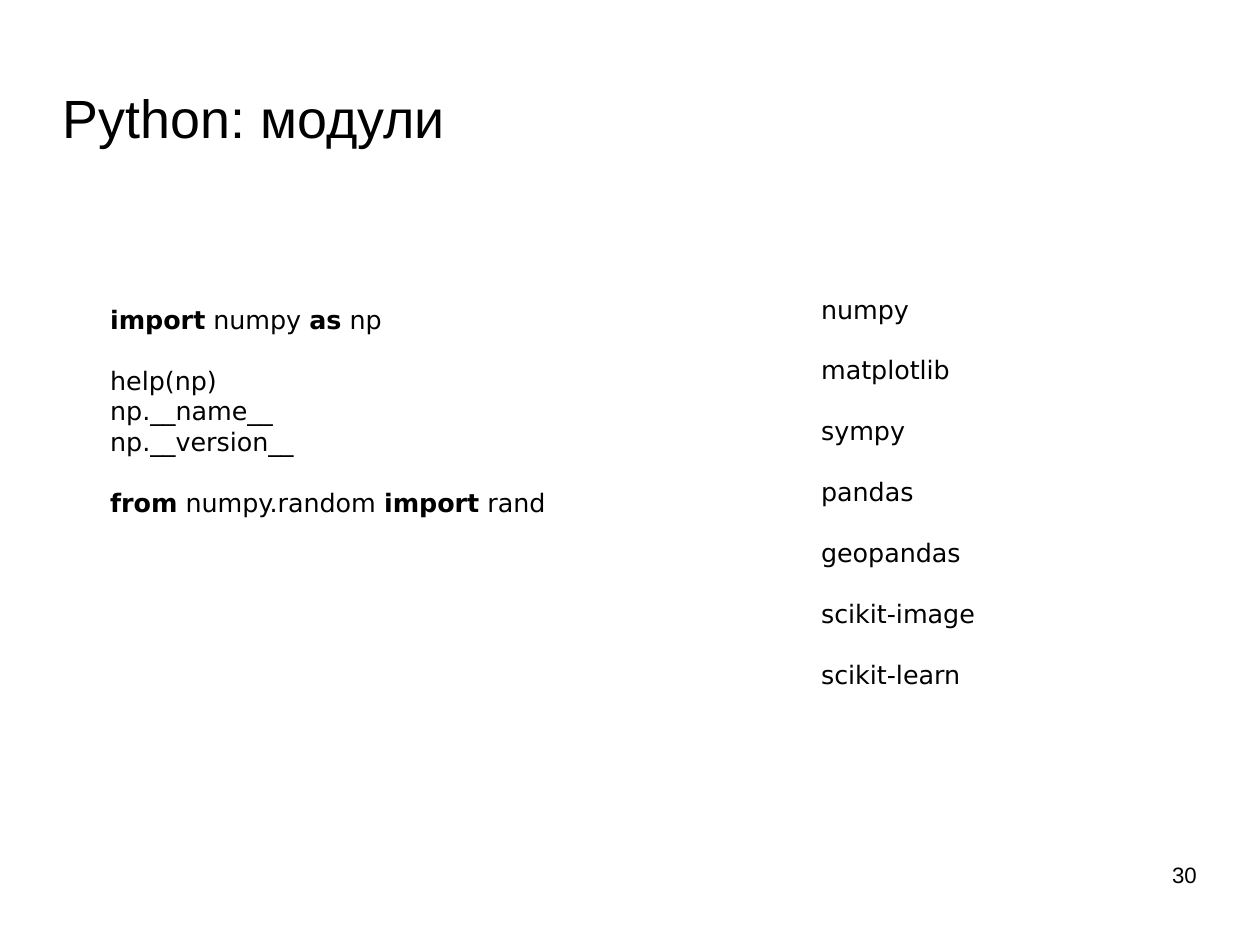
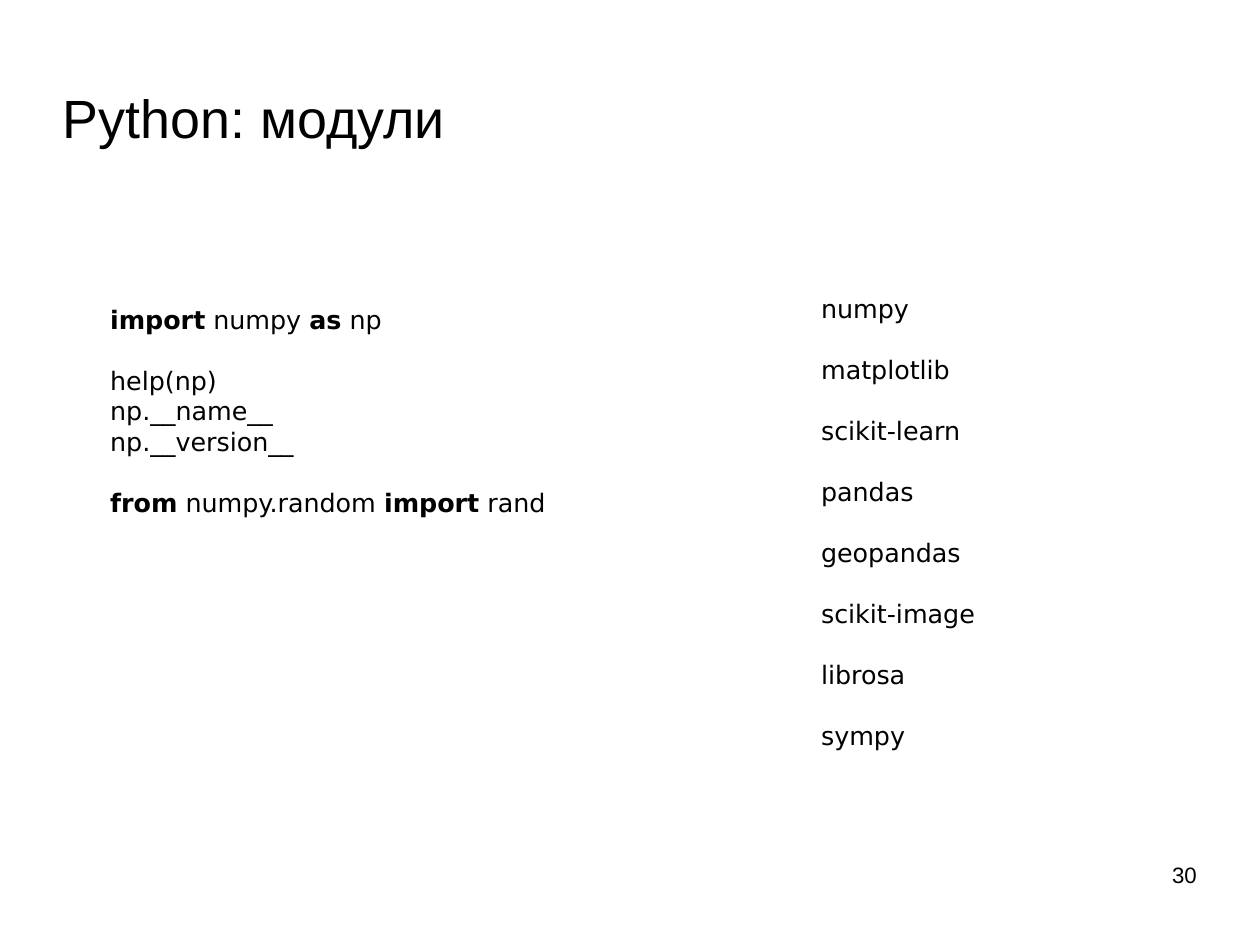
Before and after one commit to mechanoid5/ml_lectorium_2023_I, a slide deck: slide 30 of 02b-python-grammar.odp. Drawn at 1260x945 pixels with LibreOffice and Linux fonts; fonts in the diff are those of the drawing; background and template pictures are left out. Boxes give left, top, right and bottom in pixels: in the first picture for what was removed or moved away, otherwise in the second. Text is boxed around its words. In the diff, an @@ line names an element or a change of style, - is before the commit and + after.

```diff
--- a/02b-python-grammar.odp
+++ b/02b-python-grammar.odp
@@ text at [821, 420, 960, 441]: text changed @@
-sympy
+scikit-learn
@@ text at [821, 664, 905, 751]: text changed @@
-scikit-learn
+librosa
+sympy
```
Also in this commit, not shown: 1 other slide changed, 17 other files.
